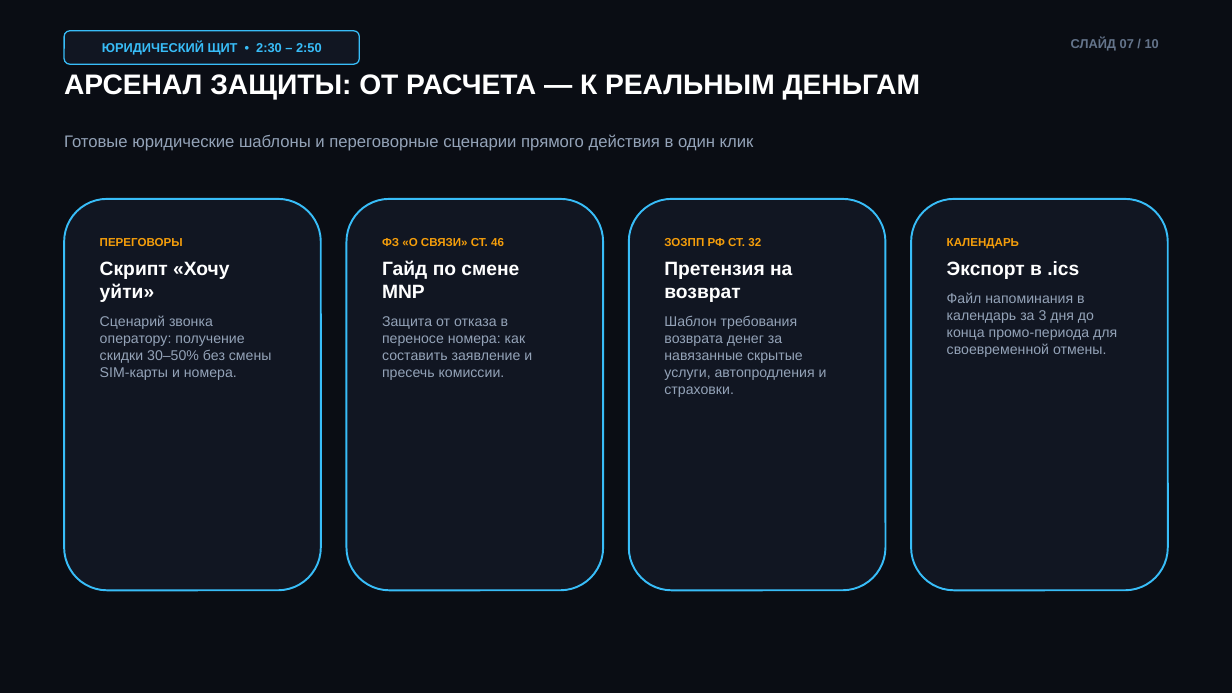
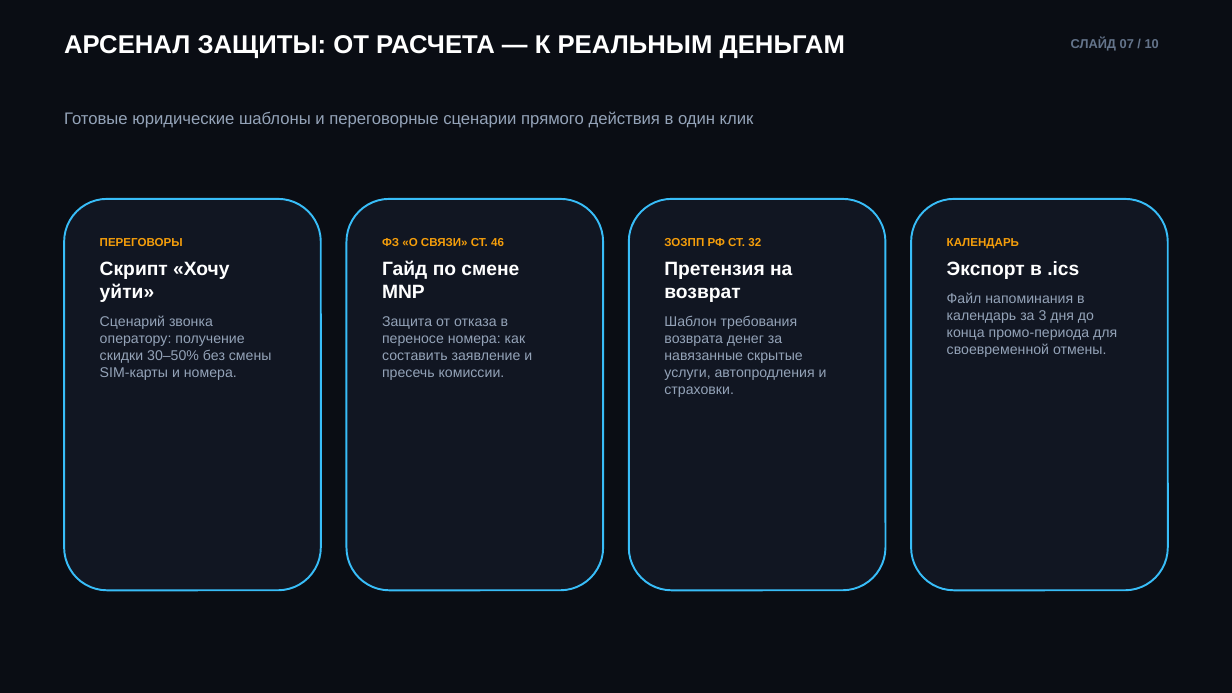
Before and after one commit to artboi5436-svg/nepereplachivay, a slide deck: slide 7 of competition_pitch.pptx. Drawn at 1232x693 pixels with LibreOffice and Linux fonts; fonts in the diff are those of the drawing. Boxes give left, top, right and bottom in pixels: in the first picture for what was removed or moved away, otherwise in the second. Text is boxed around its words. In the diff, an @@ line names an element or a change of style, - is before the commit and + after.

```diff
--- a/competition_pitch.pptx
+++ b/competition_pitch.pptx
@@ text "АРСЕНАЛ ЗАЩИТЫ: ОТ РАСЧЕТА — ...": place and size @@
-text "АРСЕНАЛ ЗАЩИТЫ: ОТ РАСЧЕТА — ..." at (64,74,921,100)
+text "АРСЕНАЛ ЗАЩИТЫ: ОТ РАСЧЕТА — ..." at (64,35,845,58)
@@ text "АРСЕНАЛ ЗАЩИТЫ: ОТ РАСЧЕТА — ..." at (64,35,845,58): size 22 to 20 pt @@
@@ rounded rectangle removed at (64,30,359,64) @@
-ЮРИДИЧЕСКИЙ ЩИТ • 2:30 – 2:50
@@ text "Готовые юридические шаблоны и переговорные ...": place and size @@
-text "Готовые юридические шаблоны и переговорные ..." at (64,134,754,151)
+text "Готовые юридические шаблоны и переговорные ..." at (64,111,754,128)
```
Also in this commit, not shown: 9 other slides changed, 14 other files.
